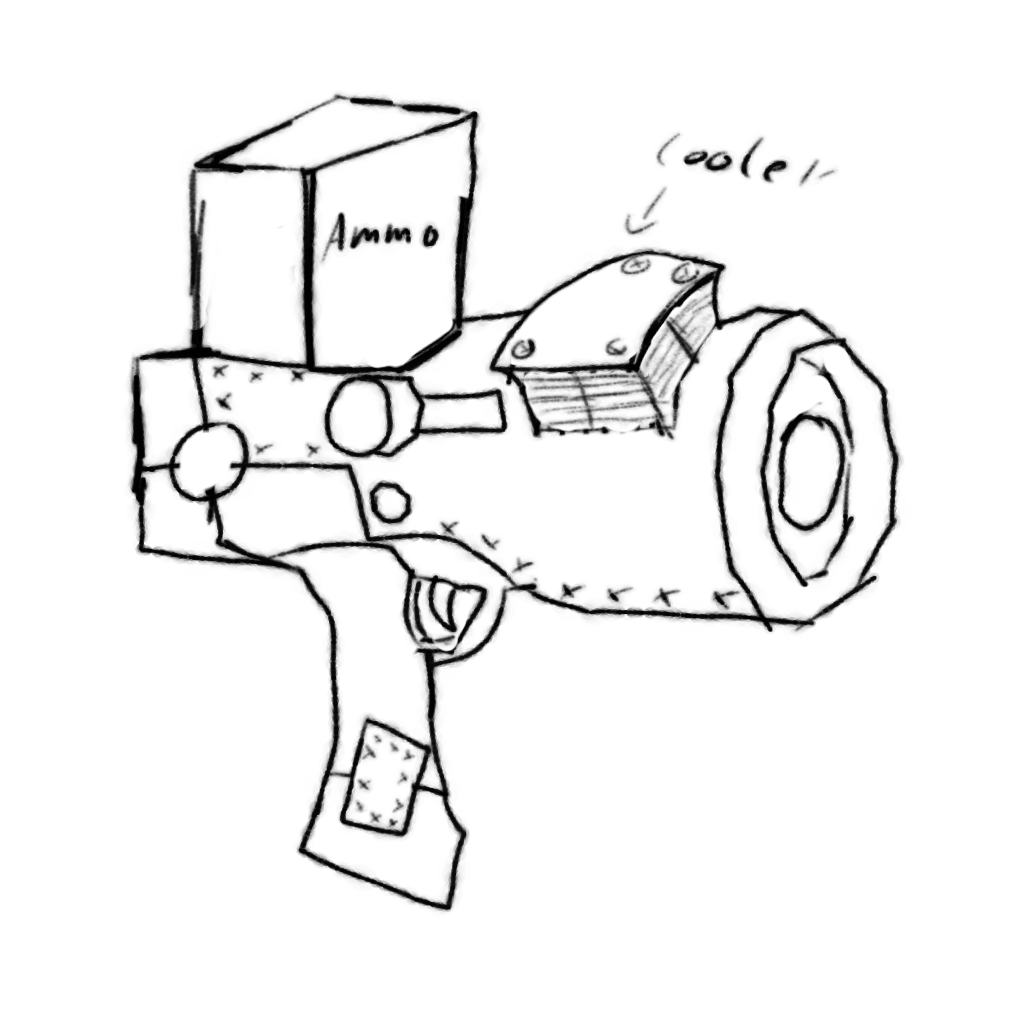
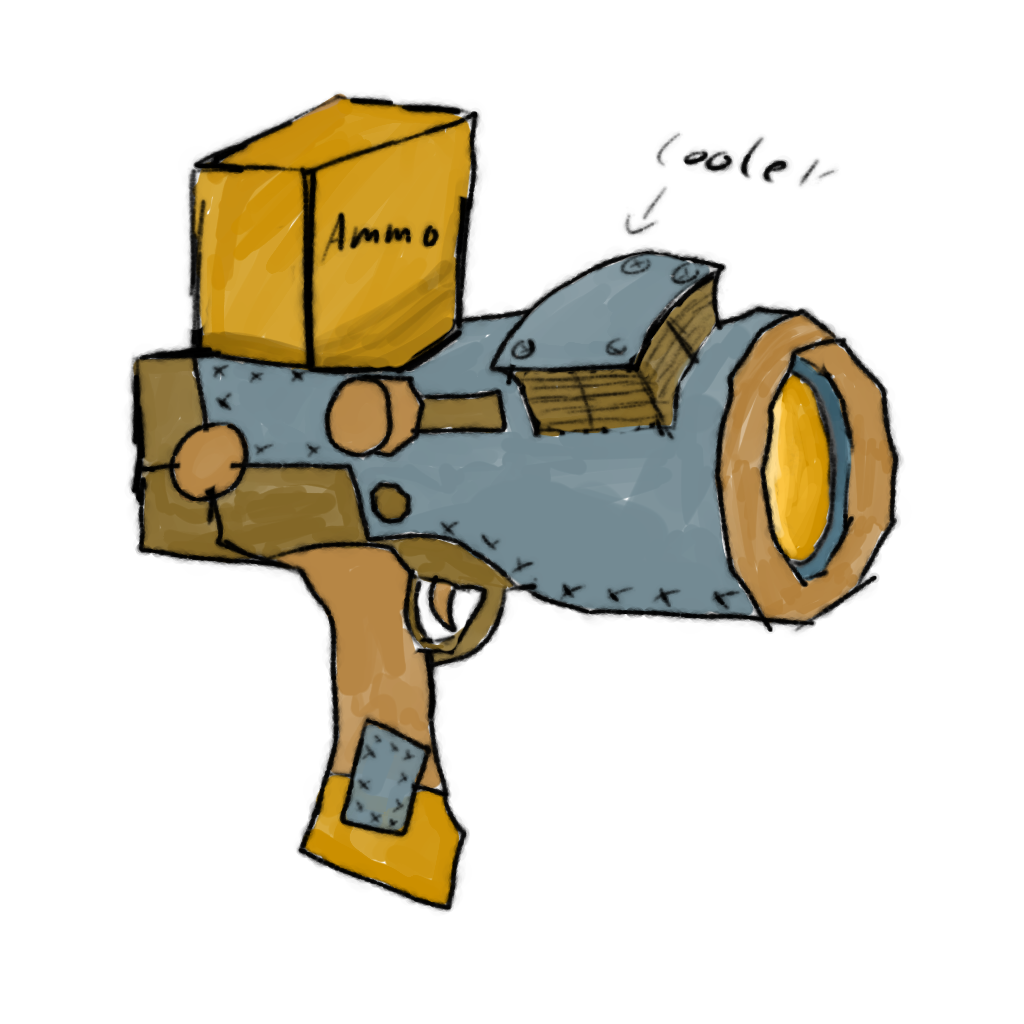
The second 1024x1024 image is a revision of the first. Changes to its layers:
painted on "Malebene 1" over [133, 93, 895, 906]
added layer "Malebene 2" above "Malebene 3" over [704, 264, 895, 623]
added layer "Malebene 3" above "Malebene 4" over [704, 320, 832, 576]
added layer "Malebene 4" above "Malebene 6" over [192, 256, 832, 640]
added layer "Malebene 6" above "Malebene 10" over [320, 704, 448, 896]
added layer "Malebene 10" above "Malebene 9" over [133, 93, 512, 384]
added layer "Malebene 9" above "Malebene 8" over [448, 192, 768, 384]
added layer "Malebene 8" above "Malebene 7" over [512, 256, 768, 448]
added layer "Malebene 7" above "Malebene 5" over [133, 320, 576, 704]
added layer "Malebene 5" above "Blaster.png" over [256, 512, 512, 906]
